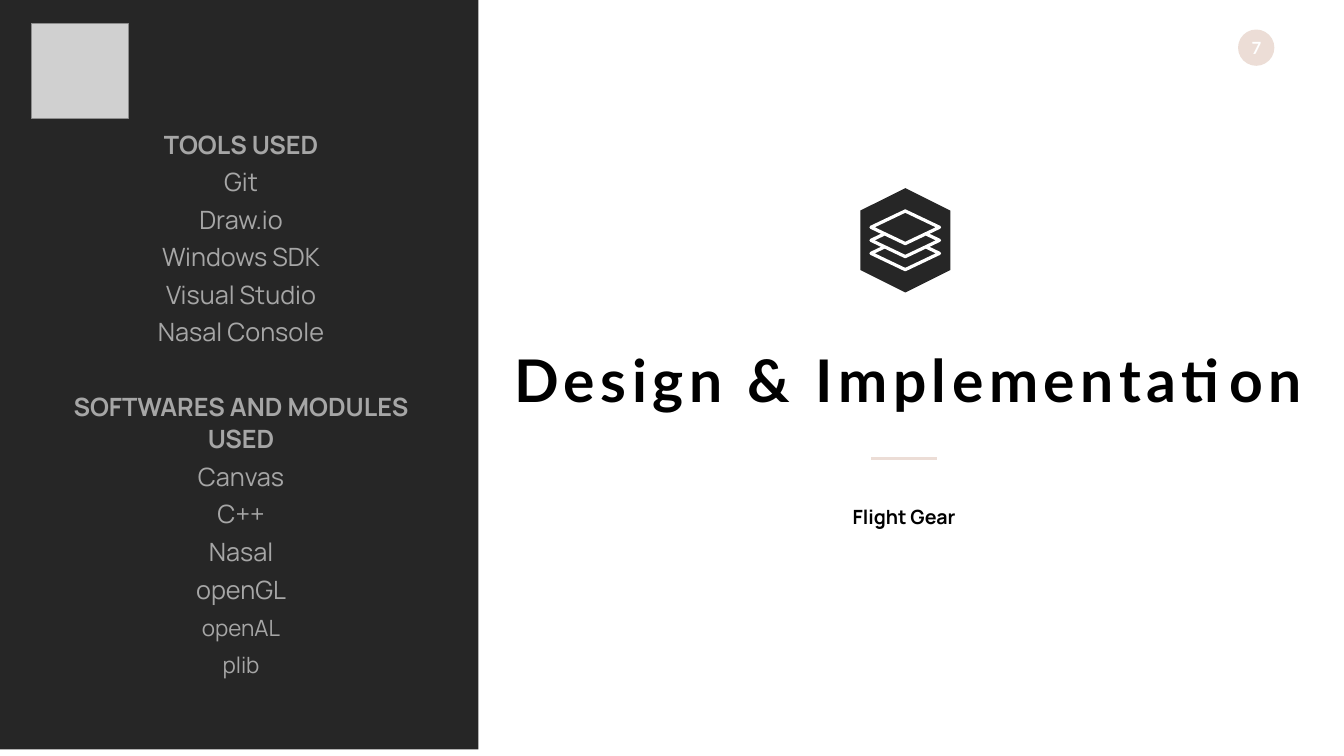
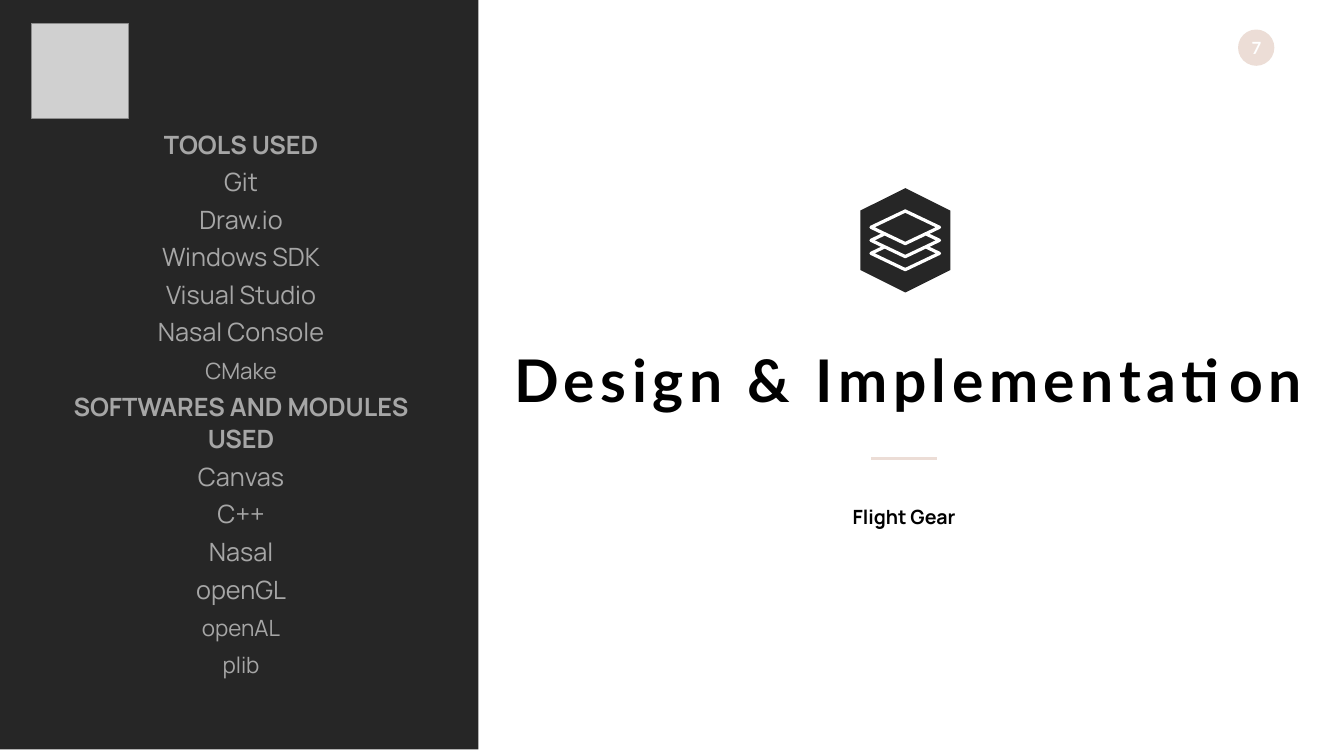
Before and after one commit to benkenobi007/CHIS-Documents, a slide deck: slide 7 of SE Lab/OS-FG.pptx. Drawn at 1344x756 pixels with LibreOffice and Linux fonts; fonts in the diff are those of the drawing; grey boxes stand for pictures. Boxes give left, top, right and bottom in pixels: in the first picture for what was removed or moved away, otherwise in the second. Text is boxed around its words. In the diff, an @@ line names an element or a change of style, - is before the commit and + after.

```diff
--- a/SE Lab/OS-FG.pptx
+++ b/SE Lab/OS-FG.pptx
@@ text at (205, 362, 276, 379): paragraph added @@
+CMake
```
Also in this commit, not shown: 1 other slide changed, 5 slides added.
